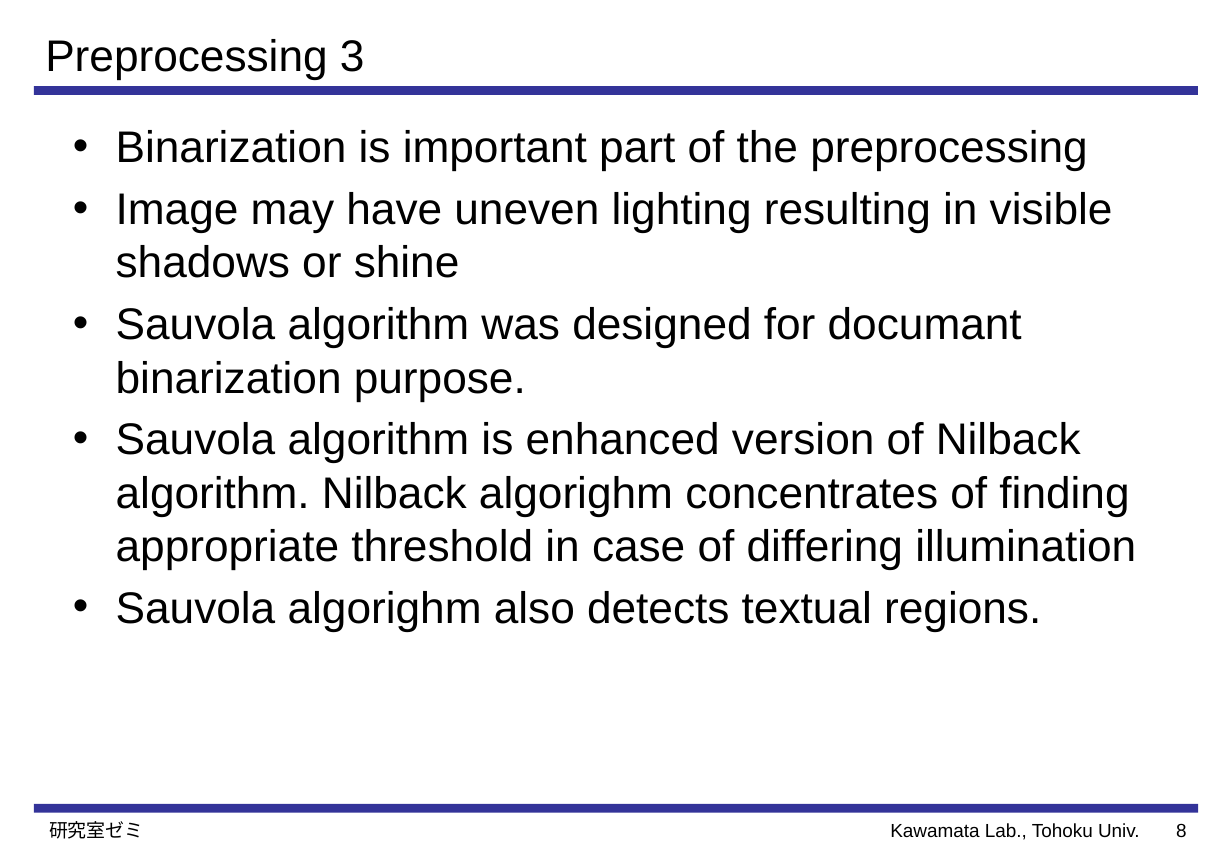
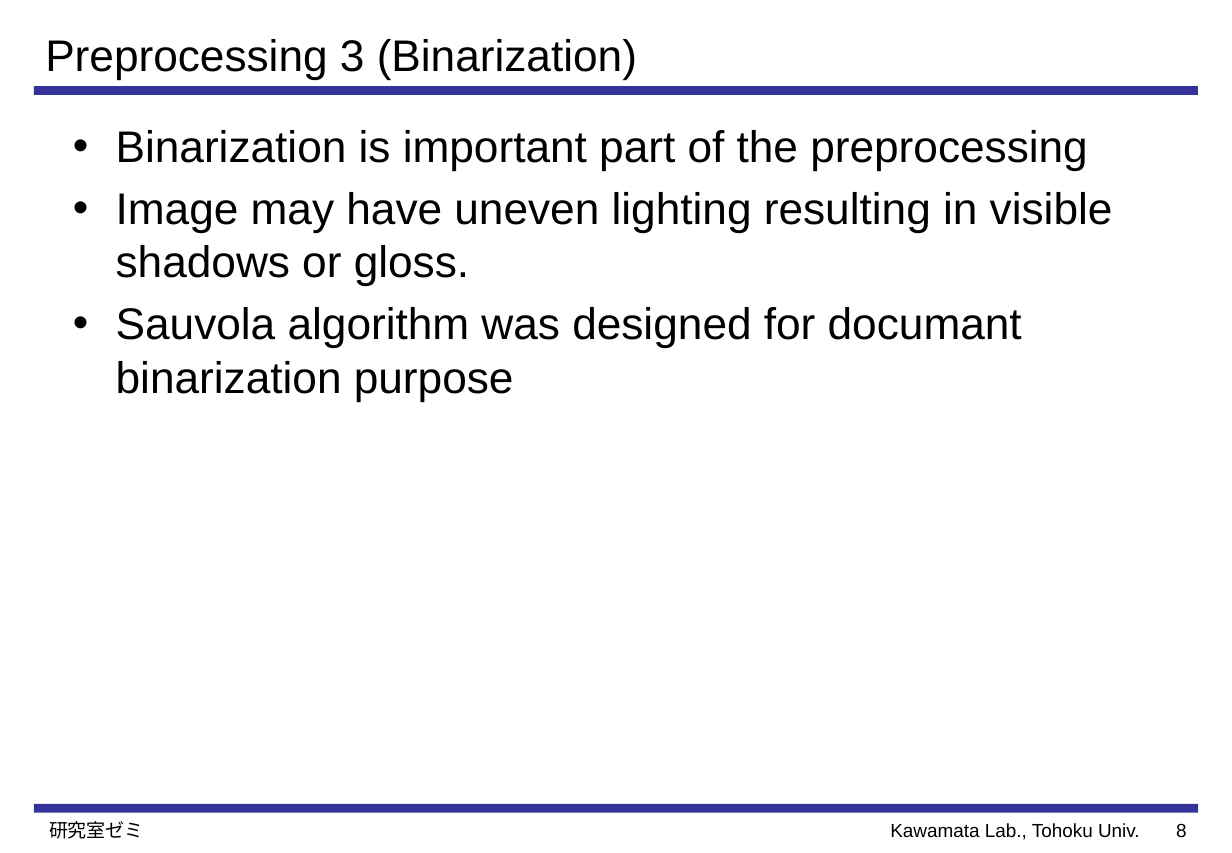
Before and after one commit to Perttu-/Handwriting-recognition, a slide deck: slide 9 of reports & presentations/Preprocessing and Feature Extraction for.pptx. Drawn at 1232x853 pixels with LibreOffice and Linux fonts; fonts in the diff are those of the drawing. Boxes give left, top, right and bottom in pixels: in the first picture for what was removed or moved away, otherwise in the second. Text is boxed around its words. In the diff, an @@ line names an element or a change of style, - is before the commit and + after.

```diff
--- a/reports & presentations/Preprocessing and Feature Extraction for.pptx
+++ b/reports & presentations/Preprocessing and Feature Extraction for.pptx
@@ title at (45,39,637,79): text changed @@
-Preprocessing 3
+Preprocessing 3 (Binarization)
@@ text at (116,192,1113,401): text changed @@
-• Image may have uneven lighting resulting in visible shadows or shine
-• Sauvola algorithm was designed for documant binarization purpose.
-• Sauvola algorithm is enhanced version of Nilback algorithm. Nilback algorighm concentrates of finding appropriate threshold in case of differing illumination
-• Sauvola algorighm also detects textual regions.
+• Image may have uneven lighting resulting in visible shadows or gloss.
+• Sauvola algorithm was designed for documant binarization purpose
```
Also in this commit, not shown: 1 other slide changed, 3 slides added, 33 other files.
